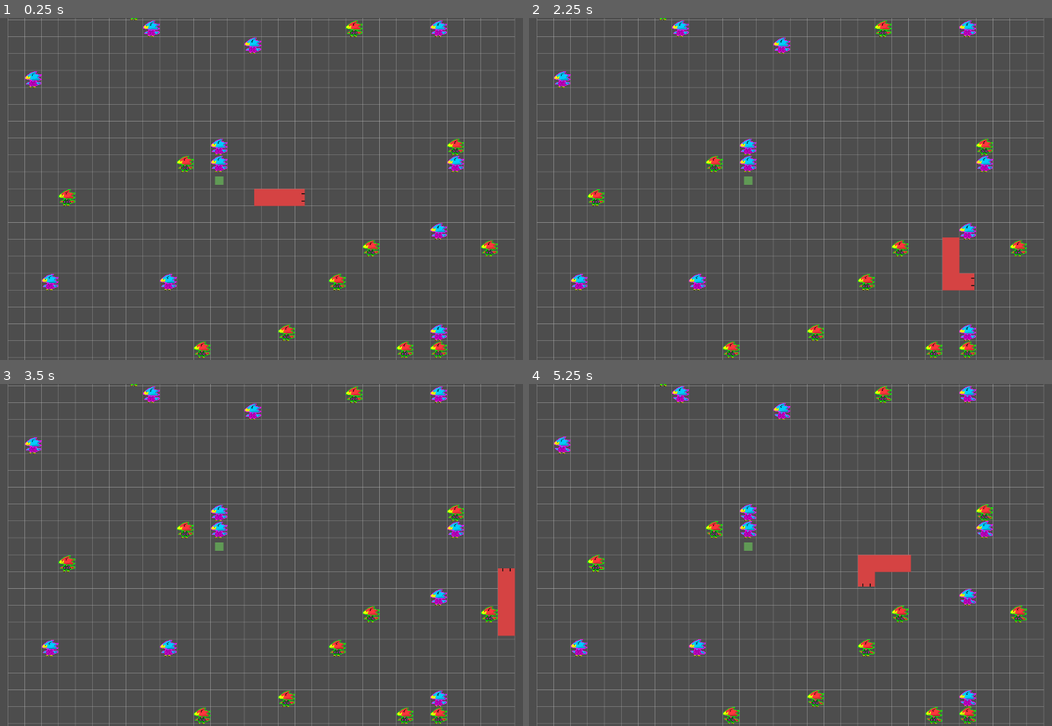
Above: before the commit, frames 1-4 (two rows, left to right).
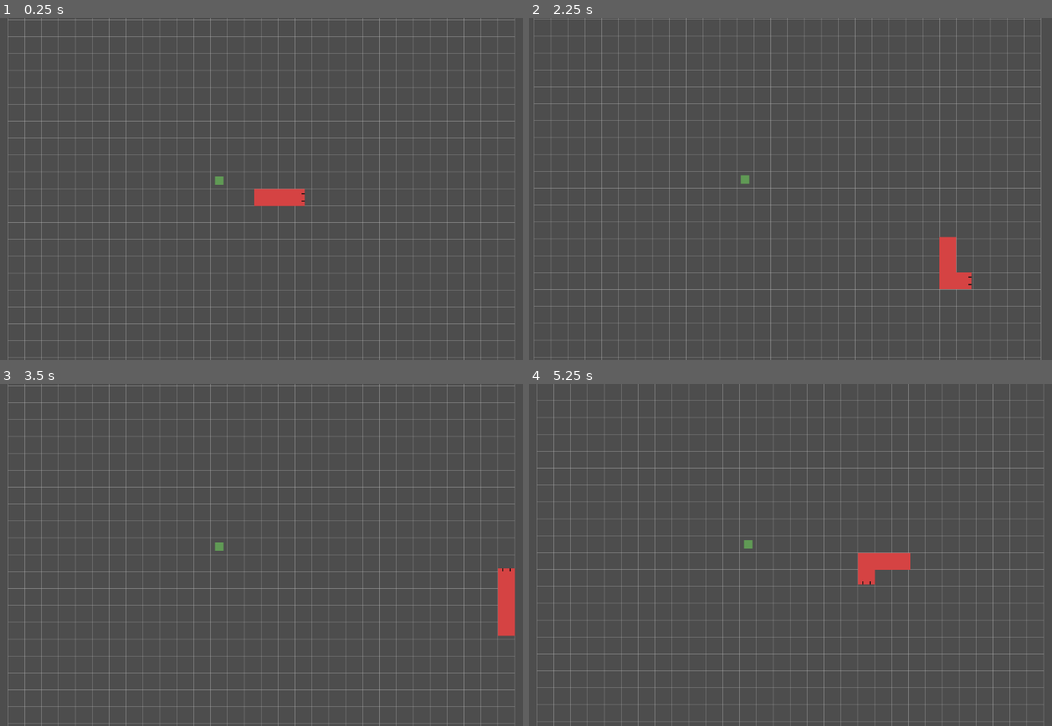
Above: after the commit, the same moments.

Repository: Morogox/Snakes2
Game: Godot game, scene res://Scenes/main.tscn
Two runs of this game, one before a commit and one after it. Both use one fixed random seed, a clock stepped at 60 frames per second and the inputs below.
Inputs (mouse positions are in pixels of both pictures, inside the frame that each line leads up to):
- Up to frame 1 (0.25 s): no input
- Up to frame 2 (2.25 s): move the mouse to (926, 171) at 0.52 s; press the mouse at (926, 171) at 0.53 s; hold D (ui_right) 0.53-1.28 s; move the mouse to (670, 206) at 1.27 s; release the mouse at (670, 206) at 1.28 s; hold S (ui_down) 1.28-2.03 s; click (670, 206) at 1.35 s; move the mouse to (853, 113) at 2.02 s; press the mouse at (853, 113) at 2.03 s; hold D (ui_right) from 2.03 s (still down)
- Up to frame 3 (3.5 s): move the mouse to (230, 623) at 2.77 s; release D (ui_right) at 2.78 s; release the mouse at (230, 623) at 2.78 s; hold W (ui_up) from 2.78 s (still down); click (230, 623) at 2.85 s
- Up to frame 4 (5.25 s): move the mouse to (973, 606) at 3.52 s; release W (ui_up) at 3.53 s; press the mouse at (973, 606) at 3.53 s; hold A (ui_left) 3.53-5.03 s; move the mouse to (607, 503) at 4.27 s; release the mouse at (607, 503) at 4.28 s; click (607, 503) at 4.35 s; move the mouse to (821, 555) at 5.02 s; press the mouse at (821, 555) at 5.03 s; hold S (ui_down) from 5.03 s (still down)

The runs differ from the first frame. In frame 1, 2.3% of the frame differs, in the area x 4-96%, y 0-100%; in frame 2, 13%, in the area x 0-99%, y 0-100%; in frame 3, 2.3%; in frame 4, 8.4%.

Commit message:
v1.6.0.0 | Player firing, screenshake

Diff:
--- /dev/null
+++ b/Scenes/bullet_player.tscn
@@ -0,0 +1,20 @@
+[gd_scene load_steps=4 format=3 uid="uid://bc55uipj21rk3"]
+
+[ext_resource type="Script" uid="uid://cr3pkviq7bhxi" path="res://Scripts/bullet_player.gd" id="1_4qi73"]
+[ext_resource type="Texture2D" uid="uid://bjv7lmoqb7ky7" path="res://Sprites/sBullet1.png" id="1_s5lyr"]
+
+[sub_resource type="RectangleShape2D" id="RectangleShape2D_4qi73"]
+size = Vector2(63, 9)
+
+[node name="BulletPlayer" type="Area2D"]
+script = ExtResource("1_4qi73")
+
+[node name="CollisionShape2D" type="CollisionShape2D" parent="."]
+position = Vector2(-0.5, -0.5)
+shape = SubResource("RectangleShape2D_4qi73")
+
+[node name="Sprite2D" type="Sprite2D" parent="."]
+texture = ExtResource("1_s5lyr")
+
+[node name="Marker2D" type="Marker2D" parent="."]
+position = Vector2(-31, 0)
--- /dev/null
+++ b/Scenes/bullet_player_impact.tscn
@@ -0,0 +1,10 @@
+[gd_scene load_steps=3 format=3 uid="uid://batntxx1t00ji"]
+
+[ext_resource type="Script" uid="uid://cawo1tltxjw2x" path="res://Scripts/bullet_player_impact.gd" id="1_odwhf"]
+[ext_resource type="Texture2D" uid="uid://cgp707whppvn5" path="res://Sprites/sBullet1_impact.png" id="1_pfea1"]
+
+[node name="BulletPlayerImpact" type="Node2D"]
+script = ExtResource("1_odwhf")
+
+[node name="Sprite2D" type="Sprite2D" parent="."]
+texture = ExtResource("1_pfea1")
--- a/Scenes/main.tscn
+++ b/Scenes/main.tscn
@@ -1,8 +1,9 @@
-[gd_scene load_steps=10 format=3 uid="uid://bbl3meksyecp3"]
+[gd_scene load_steps=11 format=3 uid="uid://bbl3meksyecp3"]
 
 [ext_resource type="Script" uid="uid://cudp6vefwxmx5" path="res://Scripts/main.gd" id="1_bo1nx"]
 [ext_resource type="PackedScene" uid="uid://cf6rq26mmu03p" path="res://Scenes/snake_head.tscn" id="1_jjgbg"]
 [ext_resource type="Texture2D" uid="uid://bscpf346guwwr" path="res://Sprites/snakeSegment.png" id="3_8gbba"]
+[ext_resource type="Script" uid="uid://c5vblr8fe0mav" path="res://Scripts/camera_2d.gd" id="4_jjvhh"]
 
 [sub_resource type="RectangleShape2D" id="RectangleShape2D_cjwfd"]
 size = Vector2(31, 31)
@@ -57,5 +58,6 @@
 shape = SubResource("WorldBoundaryShape2D_kry3j")
 
 [node name="Camera2D" type="Camera2D" parent="."]
+script = ExtResource("4_jjvhh")
 
 [connection signal="body_entered" from="SnakeHead" to="SnakeHead" method="_on_body_entered"]
--- a/Scenes/snake_head.tscn
+++ b/Scenes/snake_head.tscn
@@ -1,7 +1,9 @@
-[gd_scene load_steps=4 format=3 uid="uid://cf6rq26mmu03p"]
+[gd_scene load_steps=6 format=3 uid="uid://cf6rq26mmu03p"]
 
 [ext_resource type="Texture2D" uid="uid://bqxgkfkr6qevn" path="res://Sprites/sSnakeHead.png" id="1_0ta55"]
 [ext_resource type="Script" uid="uid://b7inuxlclywv4" path="res://Scripts/snake_head.gd" id="1_bbogs"]
+[ext_resource type="PackedScene" uid="uid://bc55uipj21rk3" path="res://Scenes/bullet_player.tscn" id="2_2n2nm"]
+[ext_resource type="Texture2D" uid="uid://c2m24p6axldsf" path="res://Sprites/sMuzzleFlash1.png" id="4_agune"]
 
 [sub_resource type="RectangleShape2D" id="RectangleShape2D_bbogs"]
 size = Vector2(31, 31)
@@ -9,6 +11,7 @@
 [node name="SnakeHead" type="Area2D"]
 script = ExtResource("1_bbogs")
 starting_segments = 20
+bullet_scene = ExtResource("2_2n2nm")
 
 [node name="sSnakeHead" type="Sprite2D" parent="."]
 texture = ExtResource("1_0ta55")
@@ -16,4 +19,13 @@
 [node name="CollisionShape2D" type="CollisionShape2D" parent="."]
 shape = SubResource("RectangleShape2D_bbogs")
 
+[node name="Muzzle" type="Marker2D" parent="."]
+position = Vector2(16, 0)
+
+[node name="sMuzzleFlash" type="Sprite2D" parent="."]
+visible = false
+position = Vector2(63, 3.55271e-15)
+scale = Vector2(0.4, 0.4)
+texture = ExtResource("4_agune")
+
 [connection signal="area_entered" from="." to="." method="_on_area_entered"]
--- /dev/null
+++ b/Scripts/bullet_player.gd
@@ -0,0 +1,51 @@
+extends Area2D
+@onready var tip = $Marker2D
+@export var lifetime: float = 2.0   # seconds before auto-destroy
+
+var life_timer := 0.0
+var damage: int = 0          # placeholder, will be set by gun
+var b_speed: float = 0.0    # placeholder, will be set by gun
+
+var last_pos: Vector2
+var velocity: Vector2
+func _ready():
+	velocity = Vector2.RIGHT.rotated(rotation) * b_speed
+
+func _process(delta):
+	var from = global_position
+	var to = from + velocity * delta
+	# Build the query
+	var space_state = get_world_2d().direct_space_state
+	var query = PhysicsRayQueryParameters2D.create(from, to)
+	query.exclude = [self]  # avoid hitting itself
+	var result = space_state.intersect_ray(query)
+
+	if result:
+		var hit_pos = result.position
+		global_position = hit_pos
+		_on_Bullet_body_entered(result.collider)
+
+		return
+	# No hit → just move
+	global_position = to
+
+	# Auto-destroy after lifetime
+	life_timer += delta
+	if life_timer >= lifetime:
+		queue_free()
+
+func hit_effect():
+	# spawn impact effect
+	var impact = preload("res://Scenes/bullet_player_impact.tscn").instantiate()
+	impact.global_position = get_node("Marker2D").global_position
+	impact.global_rotation = global_rotation
+	get_tree().current_scene.add_child(impact)
+
+func _on_Bullet_body_entered(body):
+	print("method called")
+	if body.is_in_group("enemies"):
+		#place holder
+		hit_effect()
+	if body.is_in_group("Boundaries"):
+		hit_effect()
+	queue_free()
--- /dev/null
+++ b/Scripts/bullet_player_impact.gd
@@ -0,0 +1,7 @@
+extends Node2D
+@export var lifetime := 0.05  # seconds
+
+func _ready():
+	# auto-destroy after a short time
+	rotation += randf_range(-0.1, 0.1)
+	get_tree().create_timer(lifetime).timeout.connect(queue_free)
--- /dev/null
+++ b/Scripts/camera_2d.gd
@@ -0,0 +1,21 @@
+extends Camera2D
+var shake_strength: float = 0.0
+var shake_decay: float = 0.0  # how fast the shake fades
+var original_offset := Vector2.ZERO
+
+func _ready():
+	original_offset = offset
+
+func _process(delta):
+	if shake_strength > 0:
+		offset = original_offset + Vector2(
+			randf_range(-shake_strength, shake_strength),
+			randf_range(-shake_strength, shake_strength)
+		)
+		shake_strength = lerp(shake_strength, 0.0, shake_decay * delta)
+	else:
+		offset = original_offset
+
+func shake(intensity: float = 5.0, decay: float = 5.0):
+	shake_strength = intensity
+	shake_decay = decay
--- a/Scripts/main.gd
+++ b/Scripts/main.gd
@@ -66,8 +66,8 @@
 
 	randomize()  # seed RNG
 	spawn_apple()
-	for x in range(0,30): # I just made it spawn 30 birds for now
-		spawn_bird()
+	#for x in range(0,30): # I just made it spawn 30 birds for now
+		#spawn_bird()
 	print_grid_map() # For debugging purposes
 
 func _draw():
--- a/Scripts/snake_head.gd
+++ b/Scripts/snake_head.gd
@@ -40,6 +40,20 @@
 var move_history = []
 
 @export var starting_segments = 1
+
+
+@export var bullet_scene: PackedScene
+@onready var muzzle = $Muzzle   # Marker2D
+@export var damage = 100
+@export var bullet_speed = 8000
+var target_angle = null
+var cooldown := 1
+var timer := 0.0
+
+@onready var flash = $sMuzzleFlash
+
+
+var flash_time := 0.05   # how long to show the flash (seconds)
 
 func _init_position():
 	# Set snake to the center of the grid
@@ -78,6 +92,7 @@
 		_move_snake()
 	position = _lerp_position(prev_pixel_pos, target_pixel_pos)
 	_update_segments(delta)
+	timer = max(timer - delta, 0.0)
 
 func _handle_input():
 	for action in inputs.keys():
@@ -222,6 +237,8 @@
 		get_tree().change_scene_to_file("res://scenes/main.tscn")
 
 func _on_area_entered(area: Area2D) -> void:
+
+
 	if area.is_in_group("Apple"):
 		print("Snake ate apple!")
 		area.queue_free() # remove apple
@@ -263,3 +280,27 @@
 	##print((move_history[0] - move_history[1]).normalized())
 		##print("Segment ", i, " turning: ", turning, dir_current, dir_ahead)
 		##print("----------------------------------------------------------------------------------")
+
+func _input(event):
+	if Input.is_action_pressed("ui_fire"):
+		_shoot()
+
+func _shoot():
+	if timer > 0.0:
+		return
+	timer = cooldown
+	# show muzzle flash
+	flash.show()
+	flash.rotation = randf_range(-0.1, 0.1)  # optional: small random tilt
+	# hide it again shortly
+	get_tree().create_timer(flash_time).timeout.connect(flash.hide)
+
+	# Spawn bullet
+	var bullet = bullet_scene.instantiate()
+	bullet.global_position = muzzle.global_position
+	bullet.rotation = global_rotation
+	bullet.damage = damage  # pass damage to bullet
+	bullet.b_speed = bullet_speed  # pass damage to bullet
+	get_tree().current_scene.add_child(bullet)
+
+	get_node("/root/main/Camera2D").shake(50.0, 10.0)
--- a/project.godot
+++ b/project.godot
@@ -60,6 +60,12 @@
 , Object(InputEventJoypadMotion,"resource_local_to_scene":false,"resource_name":"","device":0,"axis":1,"axis_value":1.0,"script":null)
 ]
 }
+ui_fire={
+"deadzone": 0.2,
+"events": [null, Object(InputEventMouseButton,"resource_local_to_scene":false,"resource_name":"","device":-1,"window_id":0,"alt_pressed":false,"shift_pressed":false,"ctrl_pressed":false,"meta_pressed":false,"button_mask":1,"position":Vector2(274, 25),"global_position":Vector2(283, 73),"factor":1.0,"button_index":1,"canceled":false,"pressed":true,"double_click":false,"script":null)
+, Object(InputEventKey,"resource_local_to_scene":false,"resource_name":"","device":-1,"window_id":0,"alt_pressed":false,"shift_pressed":false,"ctrl_pressed":false,"meta_pressed":false,"pressed":false,"keycode":0,"physical_keycode":4194309,"key_label":0,"unicode":0,"location":0,"echo":false,"script":null)
+]
+}
 
 [rendering]
 
Not shown, added: Scripts/bullet_player.gd.uid
Not shown, added: Scripts/bullet_player_impact.gd.uid
Not shown, added: Scripts/camera_2d.gd.uid
Binary file added: Sprites/sBullet1.png
Not shown, added: Sprites/sBullet1.png.import
Binary file added: Sprites/sBullet1_impact.png
Not shown, added: Sprites/sBullet1_impact.png.import
Binary file added: Sprites/sMuzzleFlash1.png
Not shown, added: Sprites/sMuzzleFlash1.png.import
